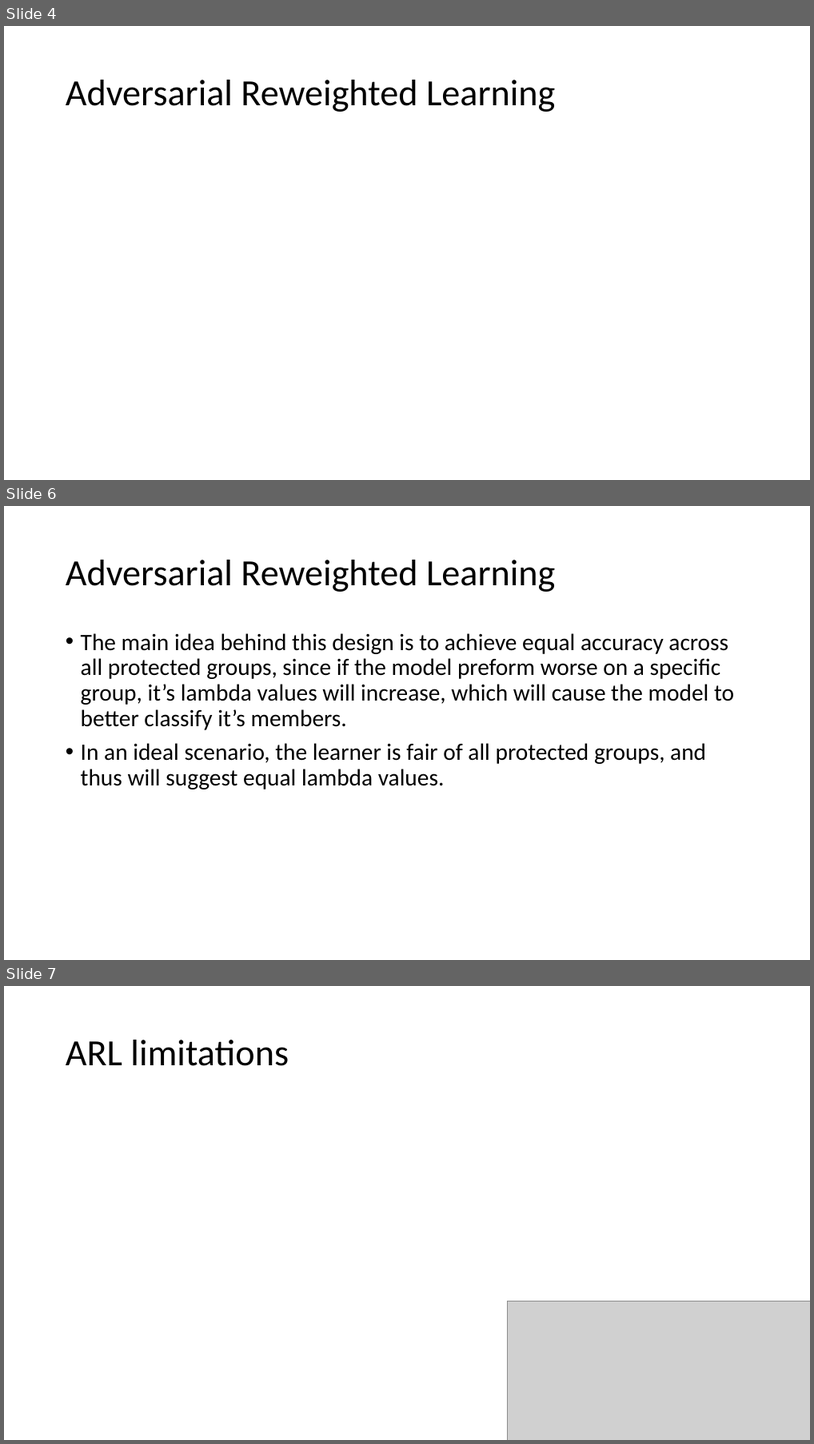
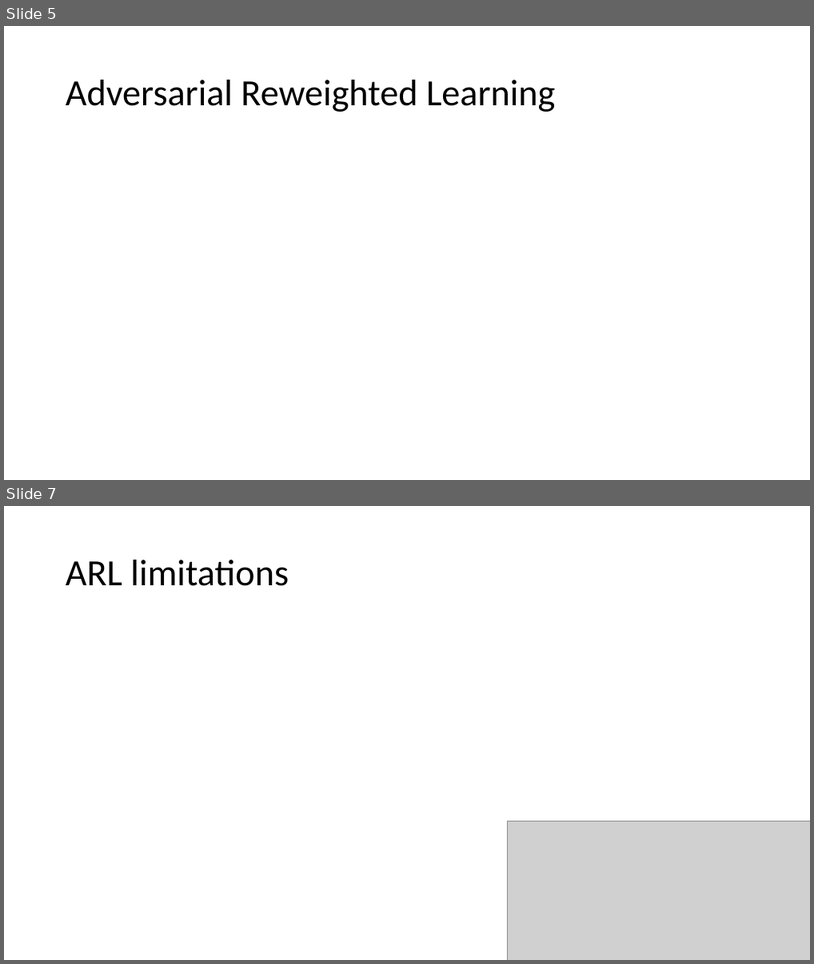
Before and after one commit to Shai128/236802, a slide deck: 236802/ARL presentation.pptx. Shown one above the other, each under a label of ours: slides 4, 6 and 7 before the commit, slides 5 and 7 after it; the slides between them are not shown. The pictures are 814x1444 and 814x964 pixels, drawn with LibreOffice and Linux fonts; fonts in the diff are those of the drawing; grey boxes stand for pictures. Boxes give left, top, right and bottom in pixels: in the first picture for what was removed or moved away, otherwise in the second. Text is boxed around its words. In the diff, an @@ line names an element or a change of style, - is before the commit and + after.

```diff
--- a/236802/ARL presentation.pptx
+++ b/236802/ARL presentation.pptx
@@ slide 6 removed at (4, 506, 810, 960), background #FFFFFF @@
@@ title removed at (66, 560, 555, 592) @@
-Adversarial Reweighted Learning
@@ text removed at (81, 633, 734, 789) @@
-• The main idea behind this design is to achieve equal accuracy across all protected groups, since if the model preform worse on a specific group, it’s lambda values will increase, which will cause the model to better classify it’s members.
-• In an ideal scenario, the learner is fair of all protected groups, and thus will suggest equal lambda values.
@@ what was slide 4 is now slide 5 @@
```
Also in this commit, not shown: 2 slides changed, 2 slides added.
